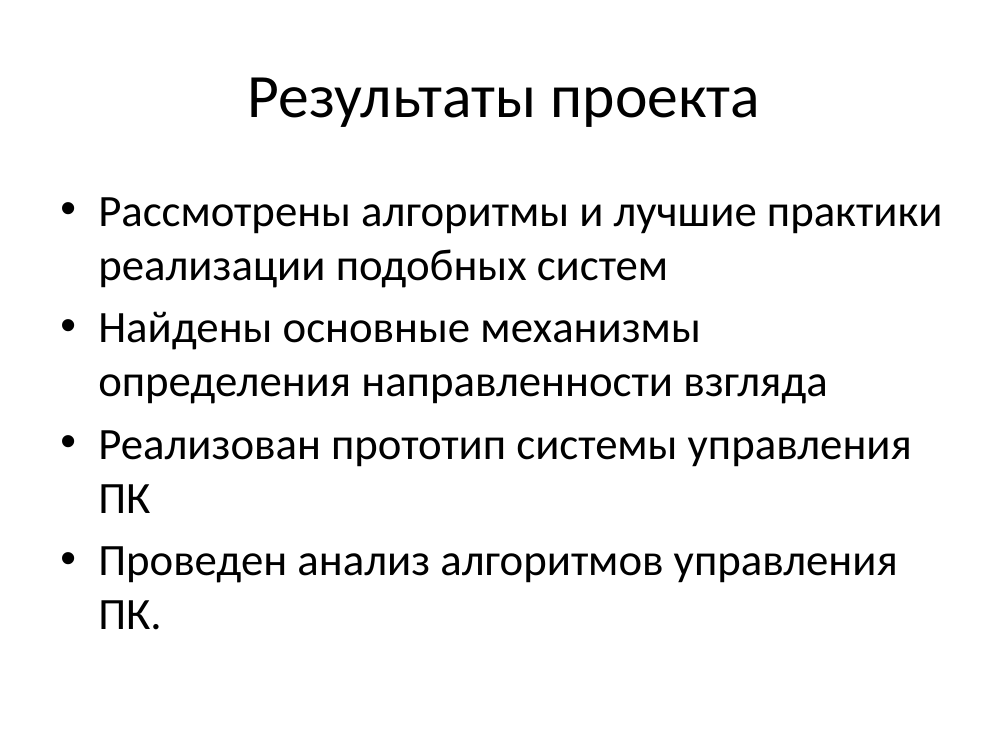
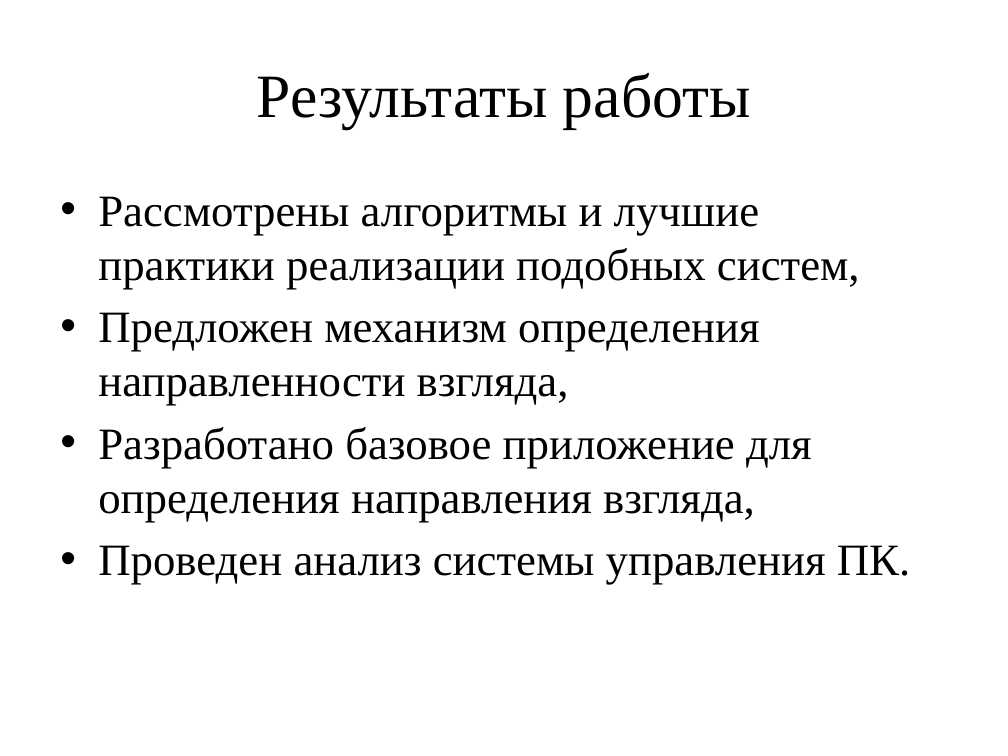
Before and after one commit to takentui/EyeWindowsController, a slide deck: slide 27 of Система альтернативного управления ПК.pptx (slide 10 before the commit). Drawn at 1008x756 pixels with LibreOffice and Linux fonts; fonts in the diff are those of the drawing. Boxes give left, top, right and bottom in pixels: in the first picture for what was removed or moved away, otherwise in the second. Text is boxed around its words. In the diff, an @@ line names an element or a change of style, - is before the commit and + after.

```diff
--- a/Система альтернативного управления ПК.pptx
+++ b/Система альтернативного управления ПК.pptx
@@ title at (x1=257, y1=73, x2=751, y2=129): text changed; font Calibri to Times New Roman @@
-Результаты проекта
+Результаты работы
@@ text at (x1=98, y1=196, x2=910, y2=585): text changed; font Calibri to Times New Roman @@
-• Рассмотрены алгоритмы и лучшие практики реализации подобных систем
-• Найдены основные механизмы определения направленности взгляда
-• Реализован прототип системы управления ПК
-• Проведен анализ алгоритмов управления ПК.
+• Рассмотрены алгоритмы и лучшие практики реализации подобных систем,
+• Предложен механизм определения направленности взгляда,
+• Разработано базовое приложение для определения направления взгляда,
+• Проведен анализ системы управления ПК.
```
Also in this commit, not shown: 7 other slides changed, 21 slides added, 3 slides removed, 6 other files.
